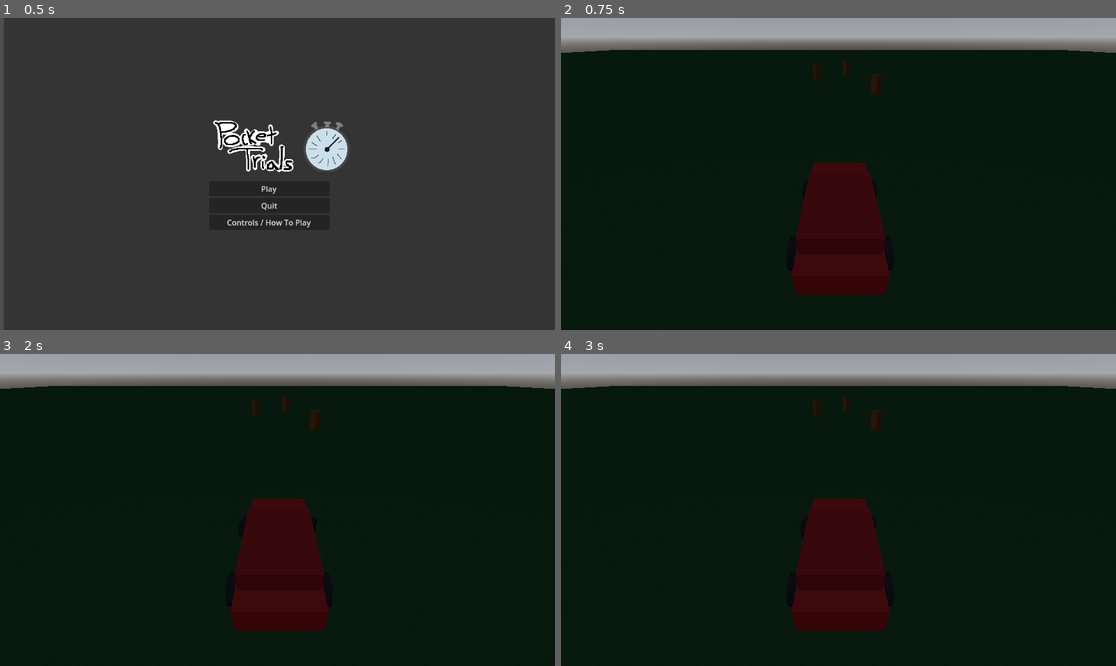
Above: before the commit, frames 1-4 (two rows, left to right).
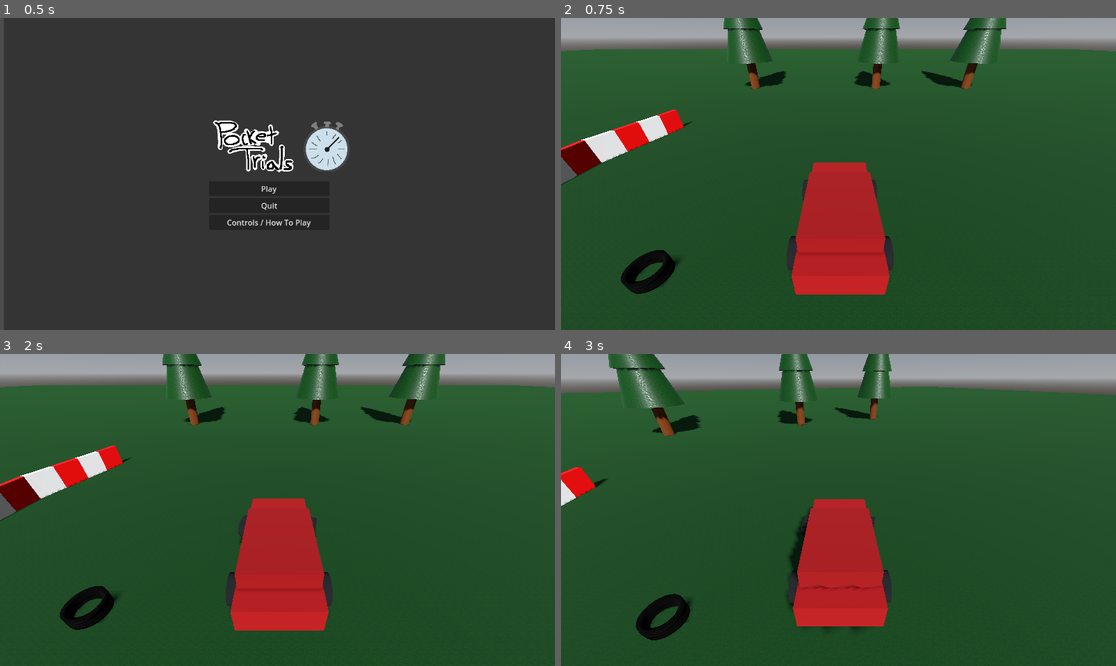
Above: after the commit, the same moments.

Repository: JohnMarkHarris843/PocketTrials
Game: Godot game, scene res://scenes/main_menu/main_menu.tscn
The game is run twice, just before and just after one commit, with the same random seed, the same clock (stepped at 60 frames per second) and the same inputs.
Inputs:
- Up to frame 1 (0.5 s): no input
- Up to frame 2 (0.75 s): click "Play" at 0.5 s
- Up to frame 3 (2 s): tap Enter at 1.25 s; hold D (right) from 1.28 s (still down); hold Space (drift) from 1.28 s (still down)
- Up to frame 4 (3 s): release D (right) at 2.03 s; release Space (drift) at 2.03 s; hold S (reverse, bound only after the commit) 2.03-2.78 s; tap Space (drift) at 2.1 s; hold D (right) from 2.78 s (still down); hold Space (drift) from 2.78 s (still down)

Frame 1 is identical in both runs. In frame 2, 91% of the frame differs, in the area x 0-100%, y 0-100%; in frame 3, 91%; in frame 4, 92%.

Commit message:
added car reversing, added collision, added wall model, tree model, tire stack model

Diff:
--- /dev/null
+++ b/3d-game/assets/models/racewall.tscn
@@ -0,0 +1,42 @@
+[gd_scene load_steps=8 format=3 uid="uid://b6433kfonwl81"]
+
+[sub_resource type="StandardMaterial3D" id="StandardMaterial3D_ni5d7"]
+
+[sub_resource type="BoxMesh" id="BoxMesh_yc40k"]
+material = SubResource("StandardMaterial3D_ni5d7")
+
+[sub_resource type="StandardMaterial3D" id="StandardMaterial3D_aygly"]
+albedo_color = Color(1, 0, 0, 1)
+
+[sub_resource type="BoxMesh" id="BoxMesh_aygly"]
+material = SubResource("StandardMaterial3D_aygly")
+
+[sub_resource type="StandardMaterial3D" id="StandardMaterial3D_rsat7"]
+
+[sub_resource type="BoxMesh" id="BoxMesh_1lcnr"]
+material = SubResource("StandardMaterial3D_rsat7")
+
+[sub_resource type="BoxShape3D" id="BoxShape3D_aygly"]
+
+[node name="Node3D" type="StaticBody3D"]
+collision_layer = 2
+
+[node name="MeshInstance3D" type="MeshInstance3D" parent="."]
+transform = Transform3D(0.1, 0, 0, 0, 0.5, 0, 0, 0, 0.5, 0, 0, 0)
+mesh = SubResource("BoxMesh_yc40k")
+
+[node name="MeshInstance3D2" type="MeshInstance3D" parent="."]
+transform = Transform3D(0.1, 0, 0, 0, 0.5, 0, 0, 0, 0.5, 0, 0, 0.5)
+mesh = SubResource("BoxMesh_aygly")
+
+[node name="MeshInstance3D3" type="MeshInstance3D" parent="."]
+transform = Transform3D(0.1, 0, 0, 0, 0.5, 0, 0, 0, 0.5, 0, 0, 1)
+mesh = SubResource("BoxMesh_1lcnr")
+
+[node name="MeshInstance3D4" type="MeshInstance3D" parent="."]
+transform = Transform3D(0.1, 0, 0, 0, 0.5, 0, 0, 0, 0.5, 0, 0, -0.5)
+mesh = SubResource("BoxMesh_aygly")
+
+[node name="CollisionShape3D" type="CollisionShape3D" parent="."]
+transform = Transform3D(0.099304855, 0, 0, 0, 0.5048579, 0, 0, 0, 2.014196, 0, 0, 0.25014007)
+shape = SubResource("BoxShape3D_aygly")
--- /dev/null
+++ b/3d-game/assets/models/tires.tscn
@@ -0,0 +1,33 @@
+[gd_scene load_steps=4 format=3 uid="uid://jjwvnnxdrynl"]
+
+[sub_resource type="StandardMaterial3D" id="StandardMaterial3D_f1qp3"]
+albedo_color = Color(0.12955844, 0.12955847, 0.12955844, 1)
+metallic = 1.0
+
+[sub_resource type="TorusMesh" id="TorusMesh_l742q"]
+material = SubResource("StandardMaterial3D_f1qp3")
+inner_radius = 1.776
+outer_radius = 1.135
+rings = 32
+ring_segments = 3
+
+[sub_resource type="CylinderShape3D" id="CylinderShape3D_53f45"]
+
+[node name="tires" type="StaticBody3D"]
+collision_layer = 2
+
+[node name="tire" type="MeshInstance3D" parent="."]
+transform = Transform3D(0.8, 0, 0, 0, 0.8, 0, 0, 0, 0.8, 0, 0.31686234, 0)
+mesh = SubResource("TorusMesh_l742q")
+
+[node name="tire2" type="MeshInstance3D" parent="."]
+transform = Transform3D(0.7951502, 0.038605645, 0.07903016, -0.038416367, 0.799068, -0.0038182114, -0.07912235, 0, 0.79607767, -0.045722246, 0.6718322, 0)
+mesh = SubResource("TorusMesh_l742q")
+
+[node name="tire3" type="MeshInstance3D" parent="."]
+transform = Transform3D(0.7933357, -0.03165562, 0.09806364, 0.03189616, 0.7993639, 0, -0.09798567, 0.003909817, 0.79396695, -0.0020934343, 0.9569315, 0)
+mesh = SubResource("TorusMesh_l742q")
+
+[node name="CollisionShape3D" type="CollisionShape3D" parent="."]
+transform = Transform3D(2.55, 0, 0, 0, 0.5, 0, 0, 0, 2.55, 0, 0.96270514, 0)
+shape = SubResource("CylinderShape3D_53f45")
--- a/3d-game/assets/models/tree.tscn
+++ b/3d-game/assets/models/tree.tscn
@@ -1,14 +1,68 @@
-[gd_scene load_steps=3 format=3 uid="uid://dda1jgjbw4b73"]
+[gd_scene load_steps=10 format=3 uid="uid://dda1jgjbw4b73"]
 
 [sub_resource type="StandardMaterial3D" id="StandardMaterial3D_vgr8o"]
 albedo_color = Color(0.41219604, 0.20275572, 0, 1)
 
 [sub_resource type="CylinderMesh" id="CylinderMesh_skti6"]
+top_radius = 0.2
+bottom_radius = 0.2
 
-[node name="Tree" type="Node3D"]
+[sub_resource type="FastNoiseLite" id="FastNoiseLite_vgr8o"]
+noise_type = 0
+frequency = 0.2051
+fractal_type = 0
+
+[sub_resource type="NoiseTexture2D" id="NoiseTexture2D_skti6"]
+noise = SubResource("FastNoiseLite_vgr8o")
+
+[sub_resource type="StandardMaterial3D" id="StandardMaterial3D_8vjl3"]
+albedo_color = Color(0, 0.23041722, 1.2032687e-07, 1)
+roughness_texture = SubResource("NoiseTexture2D_skti6")
+
+[sub_resource type="CylinderMesh" id="CylinderMesh_sq4ea"]
+material = SubResource("StandardMaterial3D_8vjl3")
+top_radius = 0.0
+bottom_radius = 0.25
+height = 0.5
+
+[sub_resource type="CylinderMesh" id="CylinderMesh_0ck4q"]
+material = SubResource("StandardMaterial3D_8vjl3")
+top_radius = 0.1
+bottom_radius = 0.4
+height = 0.8
+
+[sub_resource type="CylinderMesh" id="CylinderMesh_4mta0"]
+material = SubResource("StandardMaterial3D_8vjl3")
+top_radius = 0.2
+height = 1.0
+
+[sub_resource type="CylinderShape3D" id="CylinderShape3D_vgr8o"]
+radius = 0.1
+
+[node name="Tree" type="StaticBody3D"]
 transform = Transform3D(1, 0, 0, 0, 1, 0, 0, 0, 1, 0, 0.99527603, 0)
+collision_layer = 2
 
 [node name="trunk" type="MeshInstance3D" parent="."]
-transform = Transform3D(0.5, 0, 0, 0, 1, 0, 0, 0, 0.5, 0, 0, 0)
+transform = Transform3D(0.5, 0, 0, 0, 1, 0, 0, 0, 0.5, 0, -0.11675966, 0)
 material_override = SubResource("StandardMaterial3D_vgr8o")
 mesh = SubResource("CylinderMesh_skti6")
+
+[node name="Leaves" type="Node3D" parent="."]
+transform = Transform3D(1, 0, 0, 0, 1, 0, 0, 0, 1, 0, -0.09261793, 0)
+
+[node name="top" type="MeshInstance3D" parent="Leaves"]
+transform = Transform3D(1, 0, 0, 0, 1, 0, 0, 0, 1, 0, 1.0175416, 0)
+mesh = SubResource("CylinderMesh_sq4ea")
+
+[node name="middle" type="MeshInstance3D" parent="Leaves"]
+transform = Transform3D(1, 0, 0, 0, 1, 0, 0, 0, 1, 0, 0.5900612, 0)
+mesh = SubResource("CylinderMesh_0ck4q")
+
+[node name="bottom" type="MeshInstance3D" parent="Leaves"]
+transform = Transform3D(1, 0, 0, 0, 1, 0, 0, 0, 1, 0, 0.07604313, 0)
+mesh = SubResource("CylinderMesh_4mta0")
+
+[node name="trunkCollision" type="CollisionShape3D" parent="."]
+transform = Transform3D(1, 0, 0, 0, 1, 0, 0, 0, 1, 0, -0.109396935, 0)
+shape = SubResource("CylinderShape3D_vgr8o")
--- a/3d-game/project.godot
+++ b/3d-game/project.godot
@@ -37,3 +37,8 @@
 "events": [Object(InputEventKey,"resource_local_to_scene":false,"resource_name":"","device":-1,"window_id":0,"alt_press …(191 unchanged characters)…
 ]
 }
+reverse={
+"deadzone": 0.2,
+"events": [Object(InputEventKey,"resource_local_to_scene":false,"resource_name":"","device":-1,"window_id":0,"alt_pressed":false,"shift_pressed":false,"ctrl_pressed":false,"meta_pressed":false,"pressed":false,"keycode":0,"physical_keycode":83,"key_label":0,"unicode":115,"location":0,"echo":false,"script":null)
+]
+}
--- a/3d-game/scenes/car/red-car.tscn
+++ b/3d-game/scenes/car/red-car.tscn
@@ -23,6 +23,7 @@
 material = SubResource("StandardMaterial3D_6r2s1")
 
 [node name="Car" type="CharacterBody3D"]
+collision_mask = 6
 script = ExtResource("1_futqk")
 tire_mark_scene = ExtResource("2_6r2s1")
 drift_threshold = 0.1
@@ -44,7 +45,7 @@
 skeleton = NodePath("../..")
 
 [node name="CollisionShape3D" type="CollisionShape3D" parent="."]
-transform = Transform3D(0.8, 0, 0, 0, 0.625, 0, 0, 0, 1.8, 0, 0.23376065, 0.0010052696)
+transform = Transform3D(0.8, 0, 0, 0, 0.5, 0, 0, 0, 1.8, 0, 0.19326878, 0.0010052696)
 shape = SubResource("BoxShape3D_7b738")
 
 [node name="wheelsFront" type="Node3D" parent="."]
--- a/3d-game/scenes/game/game.tscn
+++ b/3d-game/scenes/game/game.tscn
@@ -1,7 +1,9 @@
-[gd_scene load_steps=11 format=3 uid="uid://dn0bi74e43m45"]
+[gd_scene load_steps=13 format=3 uid="uid://dn0bi74e43m45"]
 
 [ext_resource type="PackedScene" uid="uid://b7ub2d6yxd7bk" path="res://scenes/car/red-car.tscn" id="1_7h61r"]
 [ext_resource type="PackedScene" uid="uid://dda1jgjbw4b73" path="res://assets/models/tree.tscn" id="2_7h61r"]
+[ext_resource type="PackedScene" uid="uid://jjwvnnxdrynl" path="res://assets/models/tires.tscn" id="3_0sr1o"]
+[ext_resource type="PackedScene" uid="uid://b6433kfonwl81" path="res://assets/models/racewall.tscn" id="4_kelw5"]
 
 [sub_resource type="FastNoiseLite" id="FastNoiseLite_abcde"]
 noise_type = 2
@@ -38,13 +40,12 @@
 [node name="3DNode" type="Node3D"]
 
 [node name="Car" parent="." instance=ExtResource("1_7h61r")]
-transform = Transform3D(1, 0, 0, 0, 1, 0, 0, 0, 1, 0, 0.62822485, 0)
-drift_threshold = 0.1
+transform = Transform3D(1, 0, 0, 0, 1, 0, 0, 0, 1, 0, 0.37531567, 0)
 
 [node name="Floor" type="StaticBody3D" parent="."]
 
 [node name="MeshInstance3D" type="MeshInstance3D" parent="Floor"]
-transform = Transform3D(1, 0, 0, 0, 1, 0, 0, 0, 1, 0.014719099, 0.15046644, 0.058920383)
+transform = Transform3D(1, 0, 0, 0, 1, 0, 0, 0, 1, -0.2921733, 0.15047026, 0.08653116)
 material_override = SubResource("StandardMaterial3D_klmno")
 mesh = SubResource("PlaneMesh_c1y5s")
 
@@ -54,11 +55,28 @@
 [node name="WorldEnvironment" type="WorldEnvironment" parent="."]
 environment = SubResource("Environment_0sr1o")
 
+[node name="DirectionalLight3D" type="DirectionalLight3D" parent="WorldEnvironment"]
+transform = Transform3D(1, 0, 0, 0, 0.82365143, 0.5670965, 0, -0.5670965, 0.82365143, 12.358641, 70.26099, 52.71609)
+shadow_enabled = true
+shadow_bias = 0.0
+shadow_blur = 0.5
+
 [node name="Tree" parent="." instance=ExtResource("2_7h61r")]
-transform = Transform3D(1, 0, 0, 0, 1, 0, 0, 0, 1, 1.8325185, 0, -9.025228)
+transform = Transform3D(2, 0, 0, 0, 2, 0, 0, 0, 2, 1.8325185, 2.3557858, -9.025228)
 
 [node name="Tree2" parent="." instance=ExtResource("2_7h61r")]
-transform = Transform3D(1, 0, 0, 0, 1, 0, 0, 0, 1, -1.4946591, 0, -13.464672)
+transform = Transform3D(2, 0, 0, 0, 2, 0, 0, 0, 2, -4.1366773, 2.3557858, -9.025228)
 
 [node name="Tree3" parent="." instance=ExtResource("2_7h61r")]
-transform = Transform3D(0.99995625, 0, -0.009354828, 0, 1, 0, 0.009354828, 0, 0.99995625, 0.58962405, 0, -15.649075)
+transform = Transform3D(2, 0, 0, 0, 2, 0, 0, 0, 2, 6.3033204, 2.3557858, -9.025228)
+
+[node name="tires" parent="." instance=ExtResource("3_0sr1o")]
+transform = Transform3D(0.15, 0, 0, 0, 0.15, 0, 0, 0, 0.15, -1.9971011, 0.13007495, 0.6071358)
+
+[node name="walls" type="Node3D" parent="."]
+transform = Transform3D(1, 0, 0, 0, 1, 0, 0, 0, 1, -4.863632, 0.3873701, -1.0222883)
+
+[node name="Node3D2" parent="walls" instance=ExtResource("4_kelw5")]
+transform = Transform3D(0.9756151, 0, -0.21948864, 0, 1, 0, 0.21948864, 0, 0.9756151, 0.28050804, 0.0022338629, -1.9364455)
+
+[node name="Node3D" parent="walls" instance=ExtResource("4_kelw5")]
--- a/3d-game/scripts/car/car.gd
+++ b/3d-game/scripts/car/car.gd
@@ -50,11 +50,17 @@
 
 	# Get forward/backward input
 	var input_dir = 0.0
+	var current_acceleration = acceleration
+	var max_speed = speed
 	if Input.is_action_pressed("forward"):
 		input_dir = 1.0
+	elif Input.is_action_pressed("reverse"):
+		input_dir = -1.0
+		current_acceleration = acceleration * 0.5
+		max_speed = speed * 0.25
 
 	# Apply engine force
-	velocity += -transform.basis.z * input_dir * acceleration * delta
+	velocity += -transform.basis.z * input_dir * current_acceleration * delta
 
 	# Apply friction
 	velocity = velocity.move_toward(Vector3.ZERO, friction * delta)
@@ -70,7 +76,7 @@
 
 	var desired_velocity = -transform.basis.z * forward_velocity
 	desired_velocity += -transform.basis.x * lerp(lateral_velocity, 0.0, current_traction * delta)
-	velocity = desired_velocity.limit_length(speed)
+	velocity = desired_velocity.limit_length(max_speed)
 
 	# --- Wheel and Camera Updates ---
 	# Rotate wheels for steering
